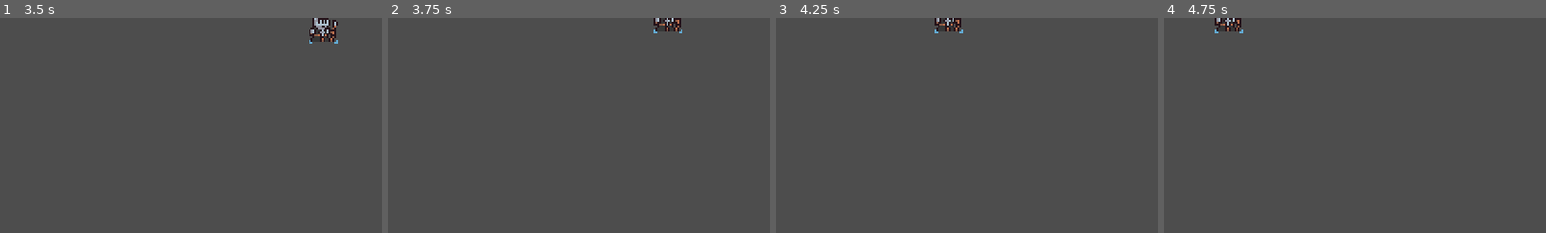
Above: before the commit, frames 1-4 (left to right).
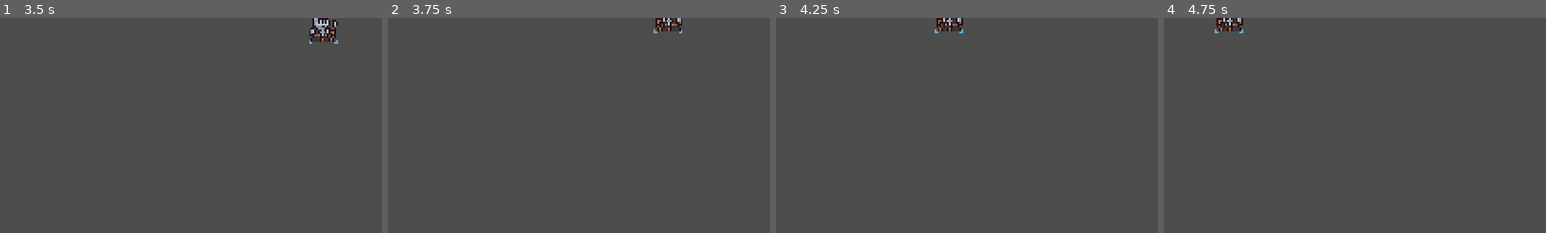
Above: after the commit, the same moments.

Repository: PullolilEzequiel/DungeonsRogue
Game: Godot game, scene res://player.tscn
Two runs of this game, one before a commit and one after it. Both use one fixed random seed, a clock stepped at 60 frames per second and the inputs below. Before the commit the project has no main scene; this scene is started directly in both runs.
Inputs:
- Up to frame 1 (3.5 s): tap Enter at 0.5 s; hold D (ui_right) 0.53-1.28 s; hold S (ui_down) 1.28-2.03 s; hold D (ui_right) 2.03-2.78 s; hold W (ui_up) from 2.78 s (still down)
- Up to frame 2 (3.75 s): release W (ui_up) at 3.53 s; hold A (ui_left) from 3.53 s (still down)
- Up to frame 3 (4.25 s): keep holding A (ui_left)
- Up to frame 4 (4.75 s): keep holding A (ui_left)
The pictures show only the part of the screen within x 0-50%, y 0-50%; the shares and areas given below are measured in that part.

Frame 1 is identical in both runs. In frame 2, 0.4% of the frame differs, in the area x 69-77%, y 0-7%; in frame 3, 0.4%; in frame 4, 0.4%.

Commit message:
Ahora el jugador puede moverse y cambia su sprite

Diff:
--- a/Player.gd
+++ b/Player.gd
@@ -3,6 +3,7 @@
 var speed := 60
 var direction_x := 0.0
 var direction_y := 0.0
+@onready var sprite := $Sprite2D
 func _physics_process(delta):
 	direction_x = Input.get_axis("ui_left", "ui_right") * 2
 	direction_y = Input.get_axis("ui_up", "ui_down") * 2
@@ -10,4 +11,5 @@
 	velocity.x = direction_x * speed
 	velocity.y = direction_y * speed
 
+	sprite.flip_h = direction_x < 0 if direction_x != 0 else sprite.flip_h
 	move_and_slide()
--- a/project.godot
+++ b/project.godot
@@ -11,6 +11,7 @@
 [application]
 
 config/name="DungeonsRogue"
+run/main_scene="res://player.tscn"
 config/features=PackedStringArray("4.1", "Forward Plus")
 config/icon="res://icon.svg"
 
